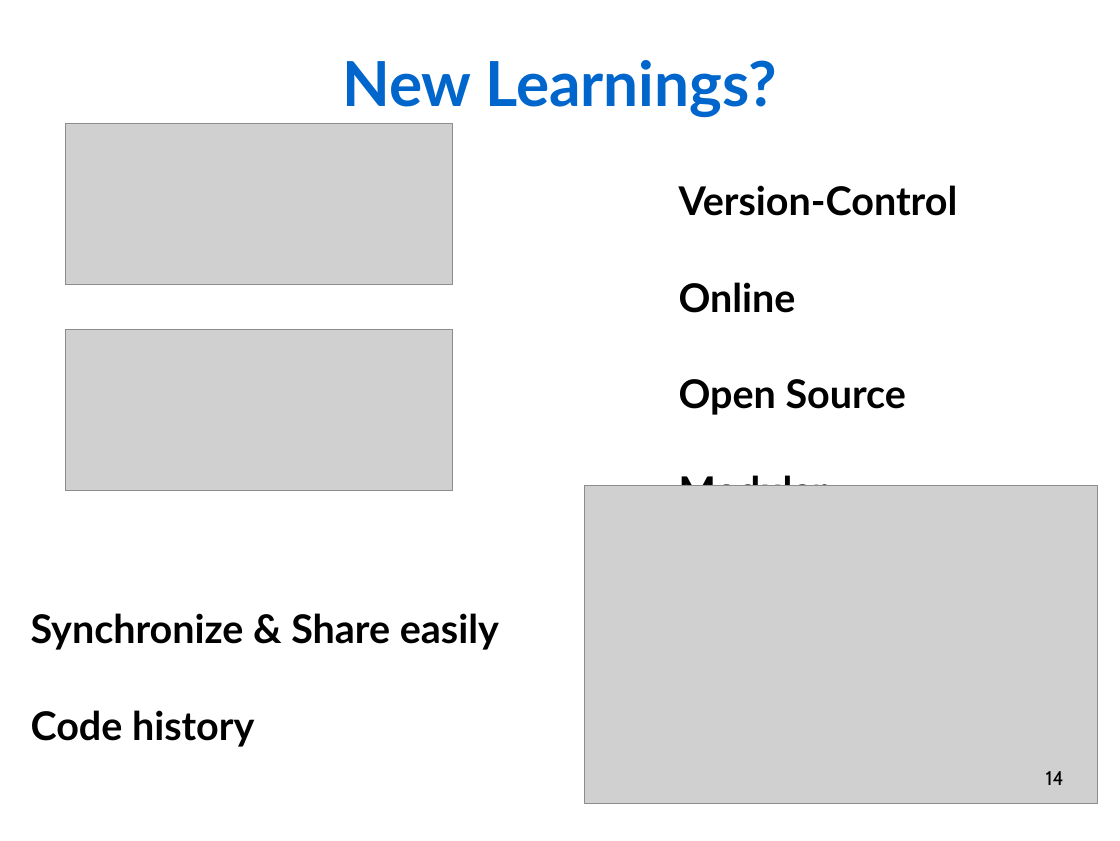
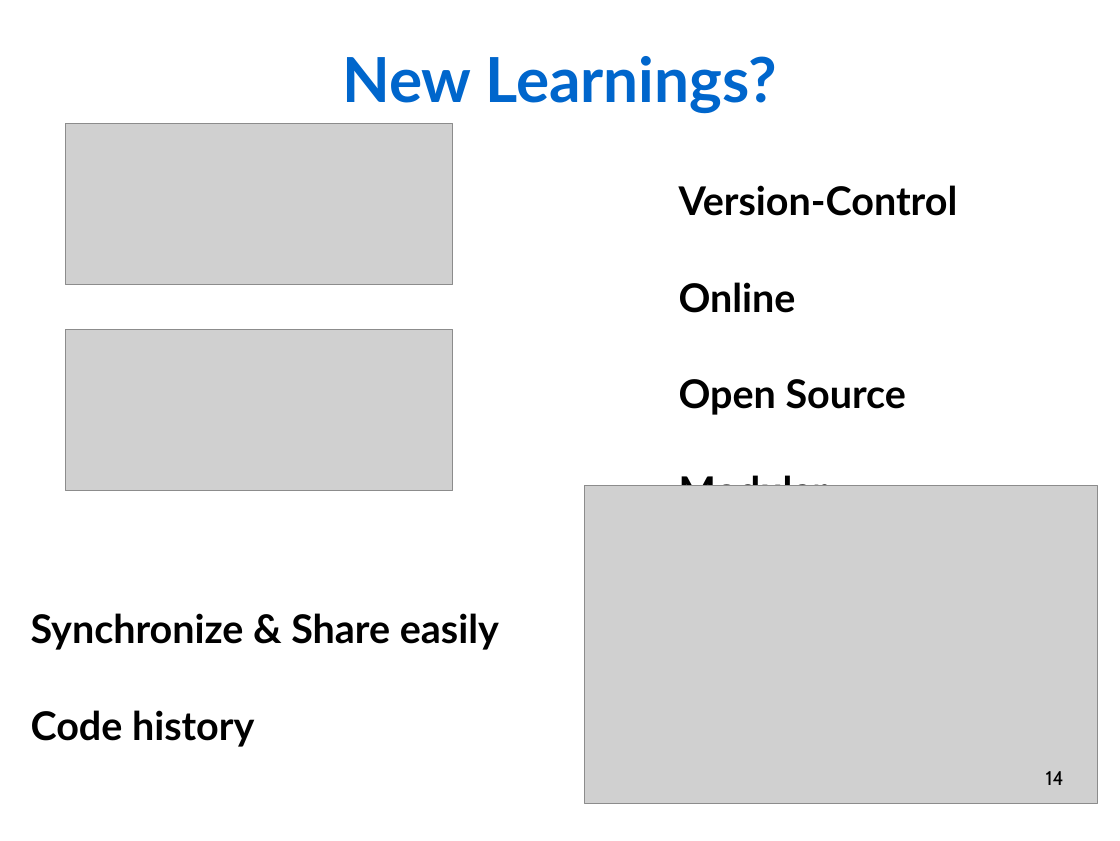
Before and after one commit to Rekyt/lynchlabpresentation2014, a slide deck: slide 14 of LabMeetingPresentation.odp. Drawn at 1120x841 pixels with LibreOffice and Linux fonts; fonts in the diff are those of the drawing; grey boxes stand for pictures. Boxes give left, top, right and bottom in pixels: in the first picture for what was removed or moved away, otherwise in the second. Text is boxed around its words. In the diff, an @@ line names an element or a change of style, - is before the commit and + after.

```diff
--- a/LabMeetingPresentation.odp
+++ b/LabMeetingPresentation.odp
@@ text "New Learnings?" moved from (x1=342, y1=60, x2=778, y2=118) to (x1=342, y1=56, x2=778, y2=114) @@
```
Also in this commit, not shown: 1 other slide changed, 4 slides added, 4 slides removed.
